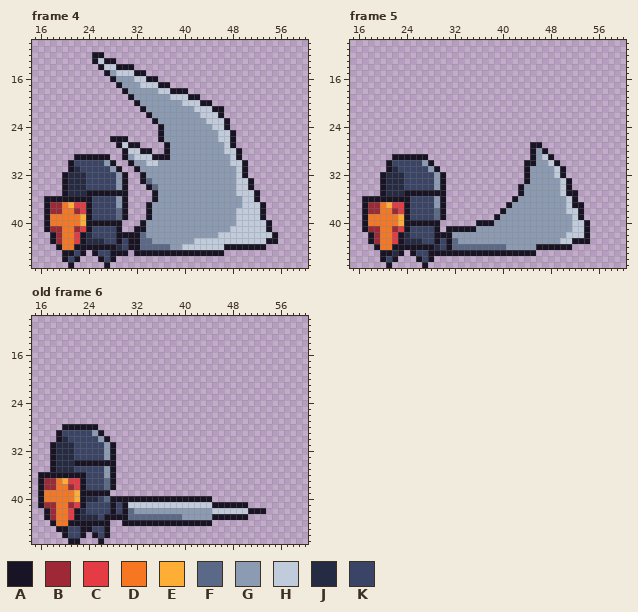
Two versions of one pixel-art file, Assets/Art/Game/Player/Player Attack Basic.aseprite. The picture above was drawn from the file before the commit.
64x48 pixels, 6 frames. Colours within 5 levels of each other are drawn and written as one. Shown: frame 4: x 15..60, y 10..47; frame 5: x 15..60, y 10..47; old frame 6: x 15..60, y 10..47. The commit also changed other frames, which this record leaves out.
Visible layers, top first: "Sheild", "Head", "Body", "Feet", "Arm", "Sword".
Palette (. is transparent): A #181425  B #9e2835  C #e43b44  D #f77622  E #feae34  F #5a6988  G #8b9bb4  H #c0cbdc  J #262b44  K #3a4466
Pixels before, frame 4, first column x 17:
12 ........AA.............................
13 ........AHAA...........................
14 .........AHHAAA........................
15 ..........AGHHHAA......................
16 ...........AGGGHHAA....................
17 ............AGGGHHHAA..................
18 .............AGGGGGHHAAA...............
19 ..............AGGGGGGHHHAA.............
20 ...............AGGGGGGGHHHAA...........
21 ................AGGGGGGGGHHHAA.........
22 .................AGGGGGGGGHHHA.........
23 ..................AGGGGGGGGHHHA........
24 ...................AGGGGGGGGHHA........
25 ...................AGGGGGGGGGHHA.......
26 ...........AAA.....AGGGGGGGGGHHA.......
27 ............AHAA....AGGGGGGGGGHA.......
28 .............AHHAA..AGGGGGGGGGHHA......
29 .....AAAAAA..AGHHHAAAGGGGGGGGGGHA......
30 ....AKKKKKGA..AGGHHGGGGGGGGGGGGHHA.....
31 ....AJKKKKKGA..AGGGGGGGGGGGGGGGGHA.....
32 ...AJJJKKKKKGA..AGGGGGGGGGGGGGGGHA.....
33 ...AJJJKKKKKGA..AFGGGGGGGGGGGGGGHHA....
34 ...AJJJKKKKKGA...AFGGGGGGGGGGGGGHHA....
35 ...AJJJAAAAAAA....AGGGGGGGGGGGGGHHHA...
36 AAAAAAAAKKKKGA....AGGGGGGGGGGGGGGHHA...
37 ABBDECCAKKKKGA...AGGGGGGGGGGGGGGGHHHA..
38 ABBDDBCAKKKKFA...AGGGGGGGGGGGGGGHHHHA..
39 ADDDDDEAKKKKFA...AGGGGGGGGGGGGGGHHHHA..
40 ADDDDDEAAAAAA...AGGGGGGGGGGGGGGGHHHHHA.
41 ABBDDBCAKKKKA..AAGGGGGGGGGGGGGGHHHHHHA.
42 .ABDDCAJKKKKAAAAFGGGGGGGGGGGGHHHHHHHHHA
43 .ABDDCAJJJKKAKAAFFGGGGGGGHHHHHHHHHHHHAA
44 ..ADDAAAAAAAJKAAFFFFFGGHHHHHHHAAAAAAA..
45 ...AAKA.AKKAAA.AAAAAAAAAAAAAAA.........
46 ...AKA...AKA...........................
47 ....A.....A............................
Pixels before, frame 5, first column x 17:
27 ............................AA........
28 ............................AGA.......
29 .....AAAAAA.................AGHA......
30 ....AKKKKKGA...............AAGGHA.....
31 ....AJKKKKKGA..............AGGGGHA....
32 ...AJJJKKKKKGA.............AGGGGHA....
33 ...AJJJKKKKKGA.............AGGGGGHA...
34 ...AJJJKKKKKGA............AGGGGGGHA...
35 ...AJJJAAAAAAA............AGGGGGGHAA..
36 AAAAAAAAKKKKGA...........AGGGGGGGGHA..
37 ABBDECCAKKKKGA..........AGGGGGGGGGHAA.
38 ABBDDBCAKKKKFA.........AGGGGGGGGGGHHA.
39 ADDDDDEAKKKKFA........AGGGGGGGGGGGGHA.
40 ADDDDDEAAAAAA......AAAGGGGGGGGGGGGGHHA
41 ABBDDBCAKKKKA.AAAAAGGGGGGGGGGGGGGGGHHA
42 .ABDDCAJKKKKAAAGGGGGGGGGGGGGGGGGGGHHHA
43 .ABDDCAJJJKKAKAFGGGGGGGGGGGGGGGGGHHAAA
44 ..ADDAAAAAAAJKAFFFFFFFFFGGGGGAAAAAA...
45 ...AAJA.AKKAAAAAAAAAAAAAAAAAA.........
46 ...AKA...AKA..........................
47 ....A.....A...........................
Pixels before, old frame 6, first column x 16:
28 ....AAAAAA............................
29 ...AKKKKKGA...........................
30 ...AJKKKKKGA..........................
31 ..AJJJKKKKKGA.........................
32 ..AJJJKKKKKGA.........................
33 ..AJJJKKKKKGA.........................
34 ..AJJJAAAAAAA.........................
35 ..AJJJKKKKKGA.........................
36 AAAAAAAAKKKGA.........................
37 ABBDECCAKKKFA.........................
38 ABBDDBCAKKKFA.........................
39 ADDDDDEAAAAA..........................
40 ADDDDDEAJJKFAAAAAAAAAAAAAAAAA.........
41 ABBDDBCAKKKKAKAHHHHHHHHHHHHHHAAAAAA...
42 .ABDDCAJKKKKAKAFGGGGGGGGGGGGGHHHHHHAAA
43 .ABDDCAJJJKAAAAFFFFFFFFFGGGGGAAAAAA...
44 ..ADDAAAAAAA..AAAAAAAAAAAAAAA.........
45 ...AAKKAAKKA..........................
46 ....AKKA.AKA..........................
47 .....AA...A...........................
After the commit:
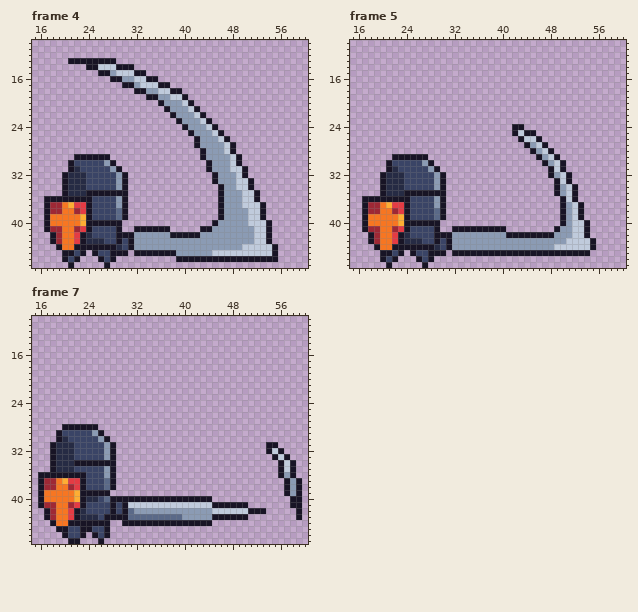
A new or re-ordered frame is compared with the old frame closest to it.
Changes in this commit:
frames 6 -> 7
Changed rows in their new state; - is an unchanged pixel.
Frame 4, layer "Sword":
first column x 21:
12 ----..-----------------------------
13 AAAA-A-----------------------------
14 ---AAH-----------------------------
15 -----A-----------------------------
16 --------A--------------------------
17 --------.AA------------------------
18 ---------..AA------.---------------
19 ----------...AA----A..-------------
20 -----------....A----A...-----------
21 ------------....A---HA....---------
22 -------------....A---HA...---------
23 --------------....A---HA...--------
24 ---------------....A---HA..--------
25 ---------------.....A---HA..-------
26 -------...-----......A----A.-------
27 --------....----.....A-------------
28 ---------.....--......A----A.------
29 ---------.............A------------
30 ----------.............A----A.-----
31 -----------............A---H-------
32 ------------............A----------
33 ------------............A----------
34 -------------............A---------
35 --------------...........A--G------
36 --------------...........A---------
37 -------------............A---------
38 -------------............A--GG-----
39 -------------............A--GG-----
40 ------------............A---GG-----
41 -------------AAAA.....AA---GGGG----
42 -----------GG----AAAAA---GGGGGG--A.
43 -----------GGG-------GGGGGGGGGG---.
44 -----------GGGGGG--GGGGGGGGGGHHHHHA
45 ------------------GGGGGGHHHHHHHHHHA
46 ------------------AAAAAAAAAAAAAAAAA
Frame 5, layers "Feet", "Sword":
first column x 22:
24 --------------------AA------------
25 --------------------AHAA----------
26 ---------------------AHHA---------
27 ----------------------AGHA--------
28 -------------------------HA-------
29 -----------------------.AGHA------
30 ----------------------...AGHA-----
31 ----------------------....A-------
32 ----------------------....AGHA----
33 ----------------------.....A------
34 ---------------------......AGHA---
35 ---------------------......AGH----
36 --------------------........A-----
37 -------------------.........AGH---
38 ------------------..........AG----
39 -----------------...........A-----
40 --------------..............A-----
41 ---------.----AAAAA........A------
42 -------------------AAAAAAAA--G----
43 ----------G-----------------G-HHHA
44 ----------GGGGGGGGG-----GGGHHHHHHA
45 K--------.--------------AAAAAAAAA-
Frame 7 is new; against old frame 6, layer "Sword":
first column x 54:
31 AA----
32 AHA---
33 -AHA--
34 --AHA-
35 --AHA-
36 --AGA-
37 ---AGA
38 ---AGA
39 ---AGA
40 ----AA
41 ----AA
42 -----A
43 -----A
